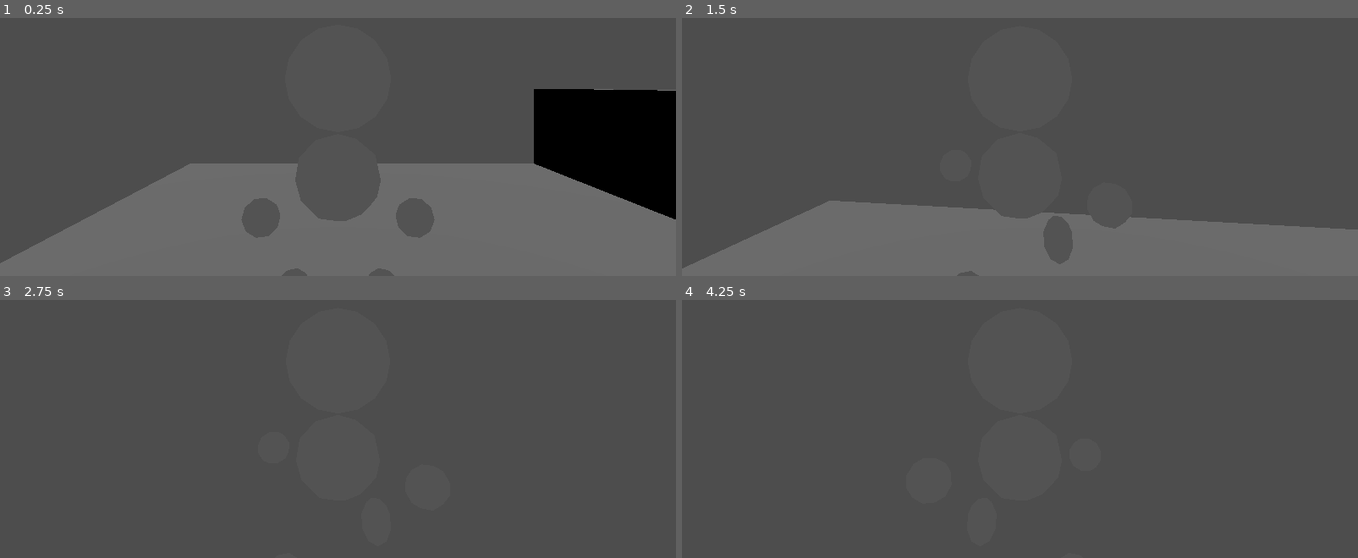
Above: before the commit, frames 1-4 (two rows, left to right).
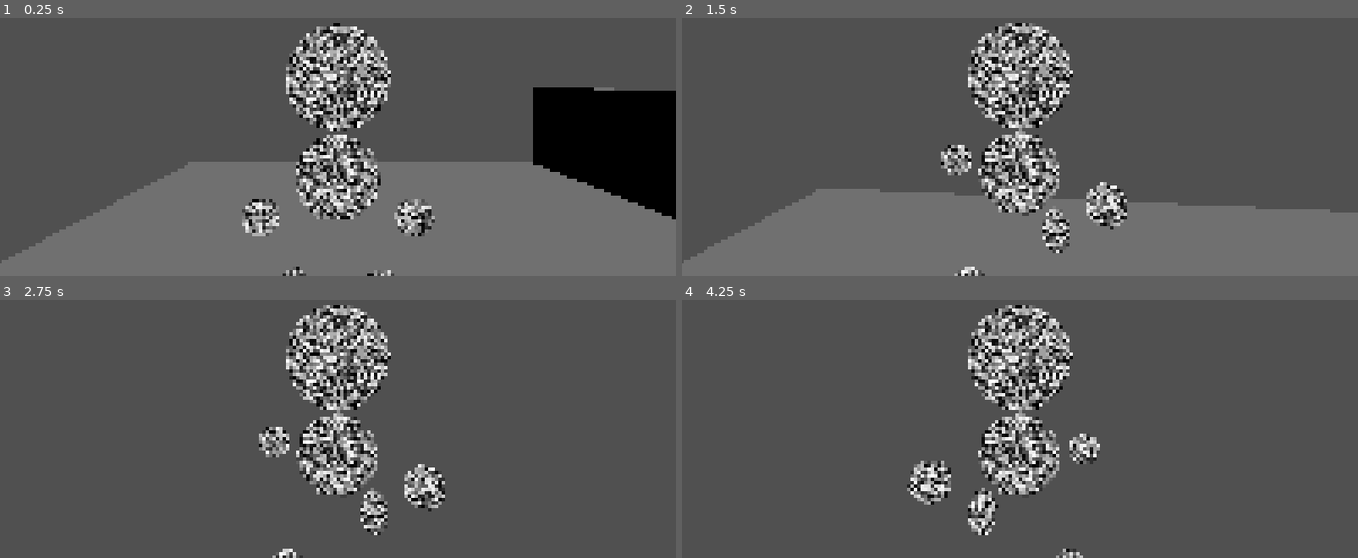
Above: after the commit, the same moments.

Repository: vvlfn/story-game
Game: Godot game, scene res://scenes/testScene/test.tscn
Same seed, same stepped clock (60 frames per second), same inputs: the game is played once before the commit and once after it.
Inputs:
- Up to frame 1 (0.25 s): no input
- Up to frame 2 (1.5 s): tap Enter at 0.5 s; hold W (walk_forward) from 0.53 s (still down); tap Down (look_down) at 0.6 s; tap Space (jump) at 0.77 s; tap Left (look_left) at 1.35 s
- Up to frame 3 (2.75 s): keep holding W (walk_forward); tap Space (jump) at 1.52 s; tap Right (look_right) at 2.1 s
- Up to frame 4 (4.25 s): keep holding W (walk_forward); tap Up (look_up) at 2.85 s; tap Space (jump) at 3.02, 3.77 s; tap Down (look_down) at 3.6 s

The runs differ from the first frame. In frame 1, 8.7% of the frame differs, in the area x 0-100%, y 1-100%; in frame 2, 13%; in frame 3, 8.0%; in frame 4, 8.1%.

Commit message:
add camera shader and player shader

Diff:
--- a/scenes/player/camera_controller.gd
+++ b/scenes/player/camera_controller.gd
@@ -1,12 +1,13 @@
 extends Node3D
 
 @onready var root: CharacterBody3D = get_parent()
+var SENSITIVITY: Vector2 = Vector2(3, 3)
 
 func _ready() -> void:
 	Input.mouse_mode = Input.MOUSE_MODE_CAPTURED
 
 func _process(_delta: float) -> void:
 	var turnInput: Vector2 = Input.get_vector("look_left","look_right", "look_up","look_down")
-	root.rotation.y -= turnInput.x / 25
-	var newCameraPos: float = $CameraPos.position.y - turnInput.y / 25
+	root.rotation.y -= turnInput.x / 100 * SENSITIVITY.x
+	var newCameraPos: float = $CameraPos.position.y + (turnInput.y / 100 * SENSITIVITY.y)
 	$CameraPos.position.y = clampf(newCameraPos, 0, 3)
--- /dev/null
+++ b/scenes/player/materials/playerMaterial.gdshader
@@ -0,0 +1,17 @@
+shader_type spatial;
+render_mode unshaded;
+
+
+void vertex() {
+	// Called for every vertex the material is visible on.
+}
+
+float rand(vec2 co){
+    return fract(sin(dot(co, vec2(12.9898, 78.233))) * 43758.5453);
+}
+
+
+void fragment() {
+	float c = rand(FRAGCOORD.xy);
+	ALBEDO = vec3(c,c,c);
+}
--- /dev/null
+++ b/scenes/player/materials/playerMaterial.tres
@@ -0,0 +1,7 @@
+[gd_resource type="ShaderMaterial" load_steps=2 format=3 uid="uid://bqvq4ix5e7k6r"]
+
+[ext_resource type="Shader" uid="uid://dpcsjpaic5i1s" path="res://scenes/player/materials/playerMaterial.gdshader" id="1_e642l"]
+
+[resource]
+render_priority = 0
+shader = ExtResource("1_e642l")
--- a/scenes/player/movement_controller.gd
+++ b/scenes/player/movement_controller.gd
@@ -10,7 +10,7 @@
 func _ready() -> void:
 	pass
 
-func _physics_process(delta: float) -> void:
+func _physics_process(_delta: float) -> void:
 	if !is_on_floor():
 		velocity += get_gravity()
 
--- a/scenes/player/player.tscn
+++ b/scenes/player/player.tscn
@@ -1,20 +1,17 @@
-[gd_scene load_steps=15 format=4 uid="uid://dw6up2c0jr73a"]
-
-[ext_resource type="Texture2D" uid="uid://c4dciwdl47lbi" path="res://scenes/player/char13_character.png" id="1_8afob"]
+[gd_scene load_steps=20 format=4 uid="uid://dw6up2c0jr73a"]
+
 [ext_resource type="Script" uid="uid://cpxf3wckqqrrr" path="res://scenes/player/movement_controller.gd" id="1_dovo2"]
+[ext_resource type="Shader" uid="uid://dpcsjpaic5i1s" path="res://scenes/player/materials/playerMaterial.gdshader" id="2_lvxji"]
 [ext_resource type="Script" uid="uid://beib4xu0vos6g" path="res://scenes/player/camera_controller.gd" id="3_gmlin"]
+[ext_resource type="Material" uid="uid://bqvq4ix5e7k6r" path="res://scenes/player/materials/playerMaterial.tres" id="3_lvxji"]
 
 [sub_resource type="CapsuleShape3D" id="CapsuleShape3D_dovo2"]
 radius = 0.42871094
 height = 1.3110962
 
-[sub_resource type="StandardMaterial3D" id="StandardMaterial3D_pmdxg"]
-resource_name = "Material.001"
-cull_mode = 2
-shading_mode = 0
-vertex_color_use_as_albedo = true
-albedo_texture = ExtResource("1_8afob")
-texture_filter = 2
+[sub_resource type="ShaderMaterial" id="ShaderMaterial_p47bc"]
+render_priority = 0
+shader = ExtResource("2_lvxji")
 
 [sub_resource type="ArrayMesh" id="ArrayMesh_dovo2"]
 resource_name = "char13_Icosphere_005"
@@ -25,7 +22,7 @@
 "format": 34359745559,
 "index_count": 240,
 "index_data": PackedByteArray("AAABAAIAAwAEAAUABgAHAAgACQAKAAsADAANAA4ADwAQABEAEgATABQAFQAWABcAGAAZABoAGwAcAB0AHgAfACAA …(555 unchanged characters)…
-"material": SubResource("StandardMaterial3D_pmdxg"),
+"material": SubResource("ShaderMaterial_p47bc"),
 "name": "Material.001",
 "primitive": 3,
 "skin_data": PackedByteArray("BAAAAAAAAAD//wAAAAAAAAQAAAAAAAAA//8AAAAAAAAEAAAAAAAAAP//AAAAAAAABAAAAAAAAAD//wAAAAAAAAQAA …(5034 unchanged characters)…
@@ -60,6 +57,10 @@
 bind/6/bone = -1
 bind/6/pose = Transform3D(1.7607091e-07, -1, -3.4576065e-08, 0.5078904, 1.5054695e-07, -0.86142176, 0.86142176, 1.9666074e-07, 0.5078904, 4.4126654e-08, 1.0993636, -0.6481798)
 
+[sub_resource type="ShaderMaterial" id="ShaderMaterial_75vfm"]
+render_priority = 0
+shader = ExtResource("2_lvxji")
+
 [sub_resource type="ArrayMesh" id="ArrayMesh_lvxji"]
 resource_name = "char13_Icosphere_002"
 _surfaces = [{
@@ -69,7 +70,7 @@
 "format": 34359745559,
 "index_count": 240,
 "index_data": PackedByteArray("AAABAAIAAwAEAAUABgAHAAgACQAKAAsADAANAA4ADwAQABEAEgATABQAFQAWABcAGAAZABoAGwAcAB0AHgAfACAA …(555 unchanged characters)…
-"material": SubResource("StandardMaterial3D_pmdxg"),
+"material": SubResource("ShaderMaterial_75vfm"),
 "name": "Material.001",
 "primitive": 3,
 "skin_data": PackedByteArray("AQAAAAAAAAD//wAAAAAAAAEAAAAAAAAA//8AAAAAAAABAAAAAAAAAP//AAAAAAAAAQAAAAAAAAD//wAAAAAAAAEAA …(5034 unchanged characters)…
@@ -78,6 +79,10 @@
 "vertex_data": PackedByteArray("G02ZvwAAAAAF11U/HIqfvzuZGb5GT2E/A/iIv0vbvb1HT2E/gwd7v7mAIb6QJYA/y0VxvwAAAABuQ3o/A/iIv0v …(6315 unchanged characters)…
 }]
 blend_shape_mode = 0
+
+[sub_resource type="ShaderMaterial" id="ShaderMaterial_0owmy"]
+render_priority = 0
+shader = ExtResource("2_lvxji")
 
 [sub_resource type="ArrayMesh" id="ArrayMesh_p47bc"]
 resource_name = "char13_Icosphere_004"
@@ -88,7 +93,7 @@
 "format": 34359745559,
 "index_count": 144,
 "index_data": PackedByteArray("AAABAAIAAwAEAAUABgAHAAgACQAKAAsADAANAA4ADwAQABEAEgATABQAFQAWABcAGAAZABoAGwAcAB0AHgAfACAA …(299 unchanged characters)…
-"material": SubResource("StandardMaterial3D_pmdxg"),
+"material": SubResource("ShaderMaterial_0owmy"),
 "name": "Material.001",
 "primitive": 3,
 "skin_data": PackedByteArray("BgAAAAAAAAD//wAAAAAAAAYAAAAAAAAA//8AAAAAAAAGAAAAAAAAAP//AAAAAAAABgAAAAAAAAD//wAAAAAAAAYAA …(2690 unchanged characters)…
@@ -97,6 +102,10 @@
 "vertex_data": PackedByteArray("MzMzP0aK4r4AAAAAo5YJP1dGt74AAAAAKaIfP8q0wL58SP09o5YJP1dGt74AAAAA/3oCP+yJYr4e4BQ+KaIfP8q …(3383 unchanged characters)…
 }]
 blend_shape_mode = 0
+
+[sub_resource type="ShaderMaterial" id="ShaderMaterial_qek5x"]
+render_priority = 0
+shader = ExtResource("2_lvxji")
 
 [sub_resource type="ArrayMesh" id="ArrayMesh_75vfm"]
 resource_name = "char13_Icosphere_001"
@@ -107,7 +116,7 @@
 "format": 34359745567,
 "index_count": 144,
 "index_data": PackedByteArray("AAABAAIAAwAEAAUABgAHAAgACQAKAAsADAANAA4ADwAQABEAEgATABQAFQAWABcAGAAZABoAGwAcAB0AHgAfACAA …(299 unchanged characters)…
-"material": SubResource("StandardMaterial3D_pmdxg"),
+"material": SubResource("ShaderMaterial_qek5x"),
 "name": "Material.001",
 "primitive": 3,
 "skin_data": PackedByteArray("BQAAAAAAAAD//wAAAAAAAAUAAAAAAAAA//8AAAAAAAAFAAAAAAAAAP//AAAAAAAABQAAAAAAAAD//wAAAAAAAAUAA …(2690 unchanged characters)…
@@ -126,7 +135,7 @@
 "format": 34359745559,
 "index_count": 372,
 "index_data": PackedByteArray("AAABAAIAAAADAAEABAAFAAYABAAHAAUACAAJAAoACAALAAkADAANAA4ADAAPAA0AEAARABIAEAATABEAFAAVABYA …(907 unchanged characters)…
-"material": SubResource("StandardMaterial3D_pmdxg"),
+"material": ExtResource("3_lvxji"),
 "name": "Material.001",
 "primitive": 3,
 "skin_data": PackedByteArray("AwAAAAAAAAD//wAAAAAAAAMAAAAAAAAA//8AAAAAAAADAAAAAAAAAP//AAAAAAAAAwAAAAAAAAD//wAAAAAAAAMAA …(4054 unchanged characters)…
@@ -135,6 +144,10 @@
 "vertex_data": PackedByteArray("AAAAAAAAgD9ngX5ADVq/Pv//f78W+4ZAAvWYsf//f78VXIlArXeBPgAAgD9RSXtArXeBPgAAgD9RSXtANckwP// …(5091 unchanged characters)…
 }]
 blend_shape_mode = 0
+
+[sub_resource type="ShaderMaterial" id="ShaderMaterial_5gtgg"]
+render_priority = 0
+shader = ExtResource("2_lvxji")
 
 [sub_resource type="ArrayMesh" id="ArrayMesh_qek5x"]
 resource_name = "char13_Icosphere"
@@ -145,7 +158,7 @@
 "format": 34359745559,
 "index_count": 240,
 "index_data": PackedByteArray("AAABAAIAAwAEAAUABgAHAAgACQAKAAsADAANAA4ADwAQABEAEgATABQAFQAWABcAGAAZABoAGwAcAB0AHgAfACAA …(555 unchanged characters)…
-"material": SubResource("StandardMaterial3D_pmdxg"),
+"material": SubResource("ShaderMaterial_5gtgg"),
 "name": "Material.001",
 "primitive": 3,
 "skin_data": PackedByteArray("AAAAAAAAAAD//wAAAAAAAAAAAAAAAAAA//8AAAAAAAAAAAAAAAAAAP//AAAAAAAAAAAAAAAAAAD//wAAAAAAAAAAA …(5034 unchanged characters)…
--- a/scenes/testScene/test.tscn
+++ b/scenes/testScene/test.tscn
@@ -1,6 +1,23 @@
-[gd_scene load_steps=2 format=3 uid="uid://0m1tdc5j78xi"]
+[gd_scene load_steps=5 format=3 uid="uid://0m1tdc5j78xi"]
 
 [ext_resource type="PackedScene" uid="uid://dw6up2c0jr73a" path="res://scenes/player/player.tscn" id="1_ef0wl"]
+[ext_resource type="Shader" uid="uid://b7s687r828olo" path="res://shaders/pixelate.gdshader" id="2_ejl0r"]
+
+[sub_resource type="ShaderMaterial" id="ShaderMaterial_ejl0r"]
+render_priority = 0
+shader = ExtResource("2_ejl0r")
+shader_parameter/enable_pixelation = true
+shader_parameter/enable_fog = false
+shader_parameter/enable_quantization = true
+shader_parameter/pixel_size = 4.0
+shader_parameter/fog_color = Color(0.8666667, 0, 0, 1)
+shader_parameter/fog_start = 2.0
+shader_parameter/fog_end = 15.0
+shader_parameter/colors = 16.0
+
+[sub_resource type="QuadMesh" id="QuadMesh_0egrc"]
+material = SubResource("ShaderMaterial_ejl0r")
+size = Vector2(2, 2)
 
 [node name="Test" type="Node3D"]
 
@@ -25,3 +42,7 @@
 transform = Transform3D(1, 0, 0, 0, 1, 0, 0, 0, 1, 0, 2, 4)
 current = true
 fov = 55.0
+
+[node name="MeshInstance3D" type="MeshInstance3D" parent="Camera3D"]
+transform = Transform3D(1, 0, 0, 0, 1, 0, 0, 0, 1, 0, 0, -0.15411568)
+mesh = SubResource("QuadMesh_0egrc")
--- /dev/null
+++ b/shaders/pixelate.gdshader
@@ -0,0 +1,50 @@
+shader_type spatial;
+render_mode unshaded;
+
+uniform bool enable_pixelation = false;
+uniform bool enable_fog = false;
+uniform bool enable_quantization = false;
+
+uniform float pixel_size = 4; //resolution must be divisible by pixel_size
+uniform sampler2D SCREEN_TEXTURE: hint_screen_texture, filter_linear_mipmap;
+uniform sampler2D DEPTH_TEXTURE: source_color, hint_depth_texture;
+
+uniform vec3 fog_color: source_color;
+uniform float fog_start = 25.0;    // Distance where fog begins
+uniform float fog_end = 300.0;     // Distance where fog becomes fully opaque
+uniform float colors = 16.0;
+
+
+void fragment() {
+	vec2 fragcoord = FRAGCOORD.xy;
+	vec2 pixel_screen_size = 1.0 / VIEWPORT_SIZE;
+	vec2 pixel_coord;
+	if (enable_pixelation){
+		pixel_coord = round(fragcoord / pixel_size) * pixel_size;
+	}else{
+		pixel_coord = fragcoord;
+	}
+
+	float depth = texture(DEPTH_TEXTURE, pixel_coord * pixel_screen_size).x;
+	vec3 ndc = vec3(pixel_coord * pixel_screen_size * 2.0 - 1.0, depth);
+	vec4 view = INV_PROJECTION_MATRIX * vec4(ndc, 1.0);
+	view.xyz /= view.w;
+	float linear_depth = -view.z;
+
+	 // Sample screen texture with NEAREST filtering for crisp pixels
+    vec3 original_color = textureLod(SCREEN_TEXTURE, pixel_coord * pixel_screen_size, 0.0).rgb;
+
+	//get the fog
+	float fog_factor = clamp((linear_depth - fog_start) / (fog_end - fog_start), 0.0, 1.0);
+
+	//vec3 quantized = quantized_color(original_color);
+	vec3 final_color = mix(original_color, fog_color, fog_factor * float(enable_fog));
+
+	vec3 quantized_color;
+	if (enable_quantization){
+		quantized_color = round(final_color * colors) / colors;
+	}else{
+		quantized_color = final_color;
+	}
+	ALBEDO = quantized_color;
+}
Not shown, added: scenes/player/materials/playerMaterial.gdshader.uid
Not shown, added: shaders/pixelate.gdshader.uid
